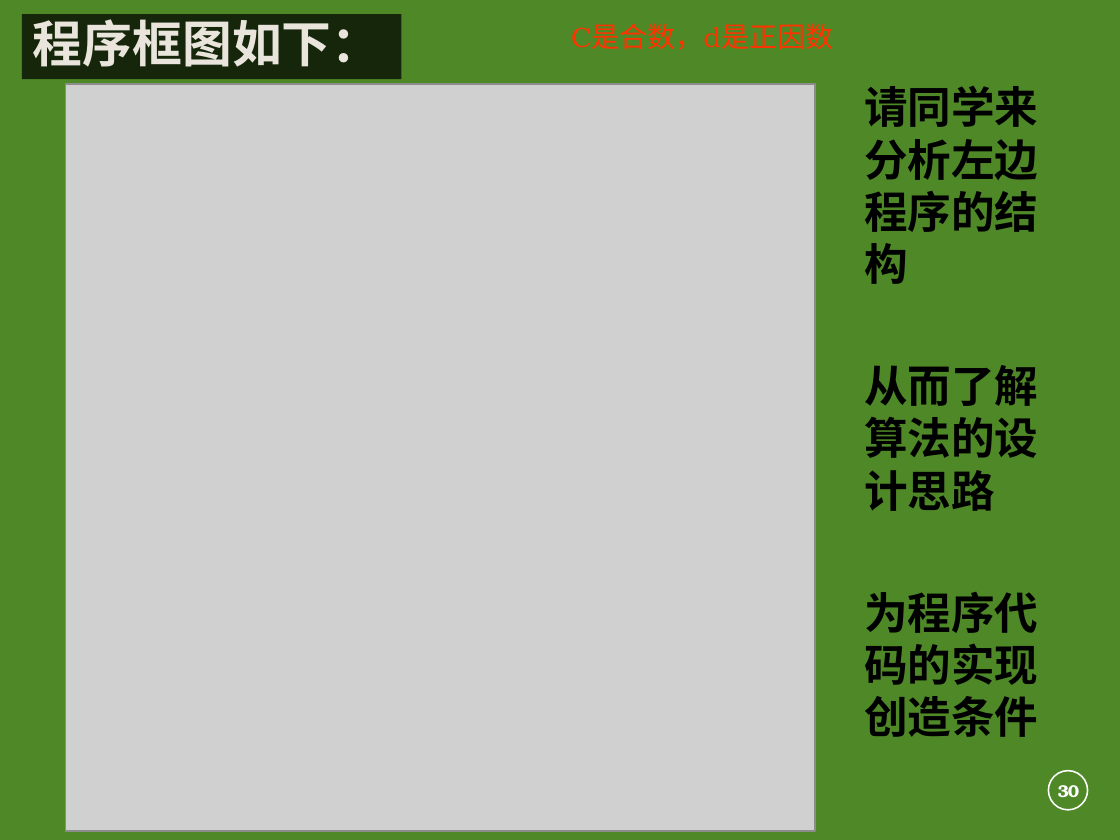
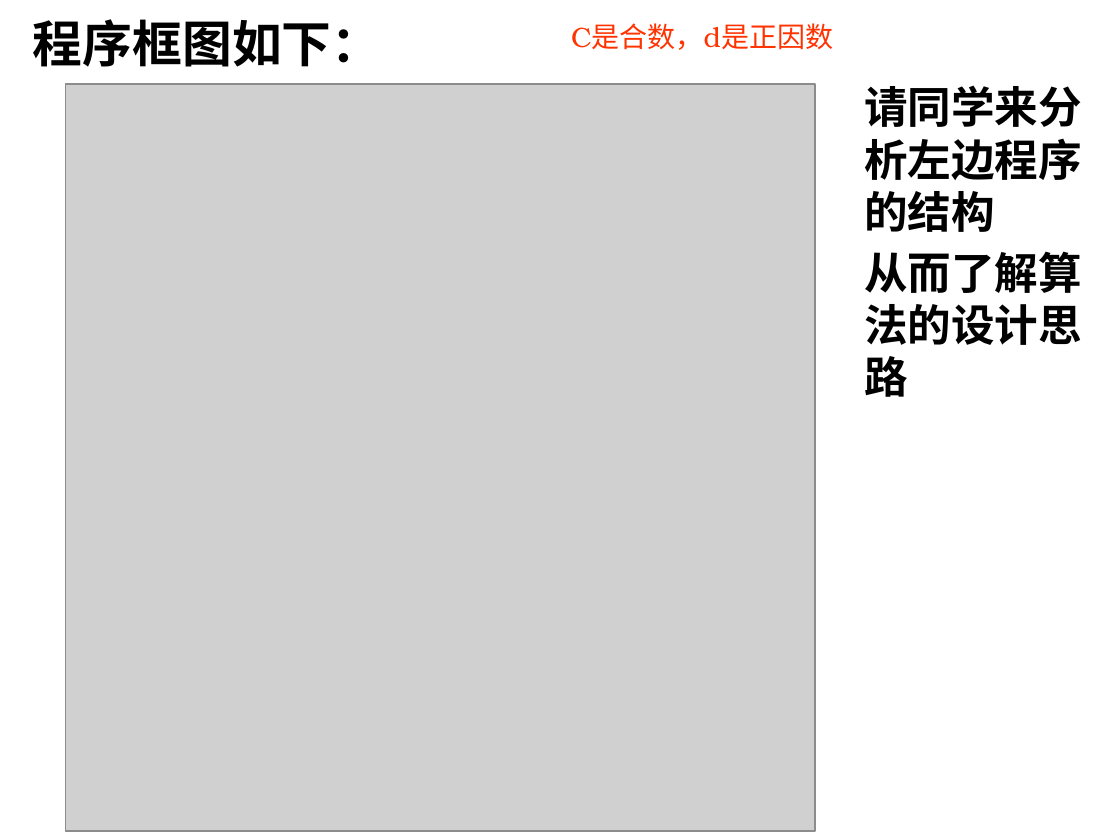
Before and after one commit to rucsunh/course_programming, a slide deck: slide 30 of slides/Programming05_array.pptx. Drawn at 1120x840 pixels with LibreOffice and Linux fonts; fonts in the diff are those of the drawing; grey boxes stand for pictures; background and template pictures are left out. Boxes give left, top, right and bottom in pixels: in the first picture for what was removed or moved away, otherwise in the second. Text is boxed around its words. In the diff, an @@ line names an element or a change of style, - is before the commit and + after.

```diff
--- a/slides/Programming05_array.pptx
+++ b/slides/Programming05_array.pptx
@@ background #4F8927 to #FFFFFF @@
@@ text "程序框图如下：": place and size @@
-text "程序框图如下：" at <box>22,15,402,80</box>
+text "程序框图如下：" at <box>33,19,382,67</box>
@@ text "程序框图如下：" at <box>33,19,382,67</box>: text colour #E9E5DC to #000000; fill #000000 at 72% opacity to none @@
@@ text at <box>864,592,1038,737</box>: paragraph removed @@
-为程序代码的实现创造条件
```
Also in this commit, not shown: 3 other slides changed, 1 slide added, 1 slide removed, 2 other files.
